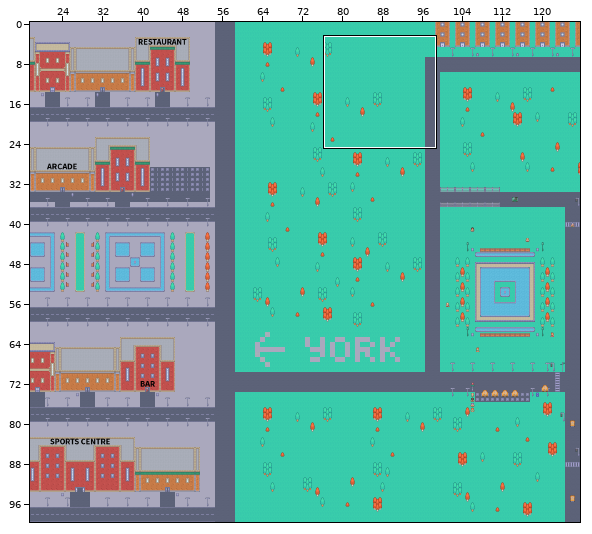
One commit to this Tiled map: assets/MapRelated/gamemap.tmx. The picture above shows the old version from afar; the outline marks the close-up.
Close-up. Before the edit:
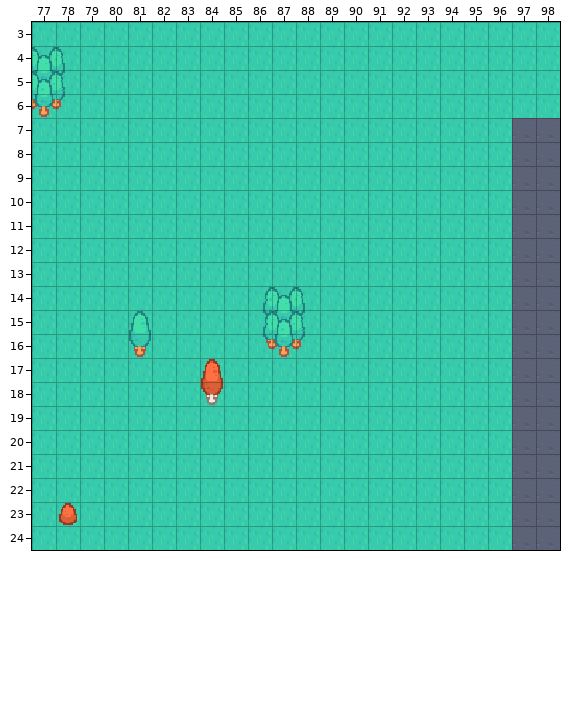
Cells are 16x16 px. Shown: x 77..98, y 3..24. The commit also changed other parts of the map, which this record leaves out.
After the commit:
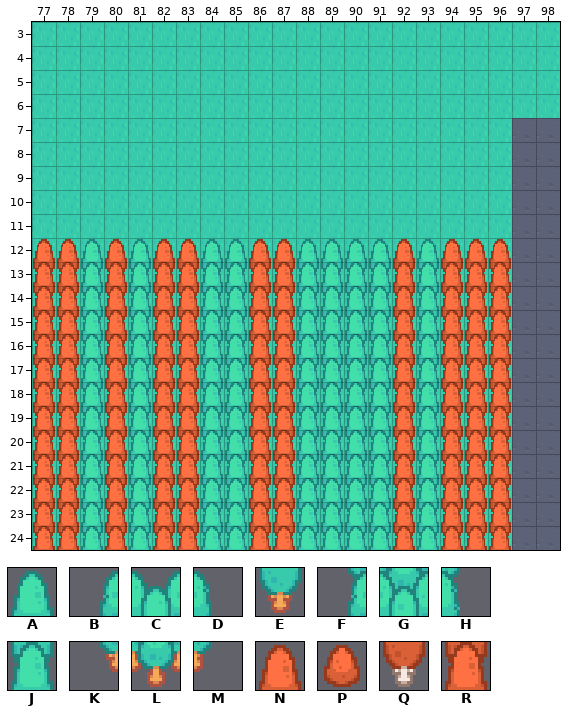
Key: from "kenny-tilemap": A 232, B 234, C 235, D 236, E 259, F 261, G 262, H 263, J 264, K 288, L 289, M 290, N 313, P 319, Q 340, R 345.
_ is an empty cell.
From old to new:
Layer "Base top":
Tile A is added in row 12 at x 79, 81, 84 to 85, 88 to 91 and 93.
Tile J is added in rows 13 to 24 at x 79, 81, 84 to 85, 88 to 91 and 93.
Tile N is added in row 12 at x 77 to 78, 80, 82 to 83, 86 to 87, 92 and 94 to 96.
Tile R is added in rows 13 to 24 at x 77 to 78, 80, 82 to 83, 86 to 87, 92 and 94 to 96.
Layer "Props":
The author cleared tile A in row 15 at x 81.
The author cleared tile B in row 14 at x 86.
The author cleared tile C in row 4 at x 77; in row 14 at x 87.
The author cleared tile D in row 4 at x 78; in row 14 at x 88.
The author cleared tile E in row 16 at x 81.
The author cleared tile F in row 15 at x 86.
The author cleared tile G in row 5 at x 77; in row 15 at x 87.
The author cleared tile H in row 5 at x 78; in row 15 at x 88.
The author cleared tile K in row 16 at x 86.
The author cleared tile L in row 6 at x 77; in row 16 at x 87.
The author cleared tile M in row 6 at x 78; in row 16 at x 88.
The author cleared tile N in row 17 at x 84.
The author cleared tile P in row 23 at x 78.
The author cleared tile Q in row 18 at x 84.
Where, in picture pixels (left, top, right, bottom), the same in both close-ups:
removed: (32, 47, 65, 117)
changed: (33, 239, 511, 550)
